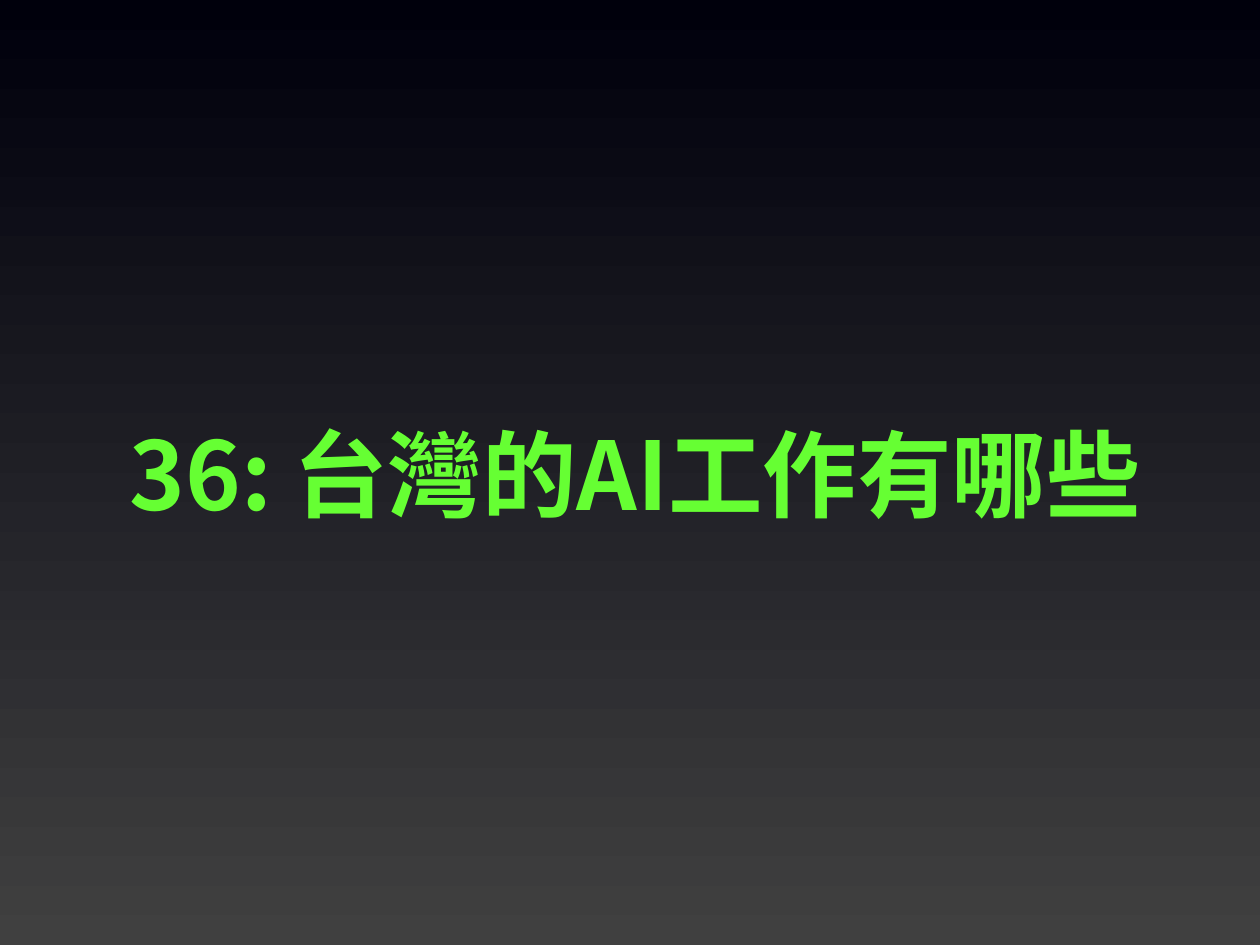
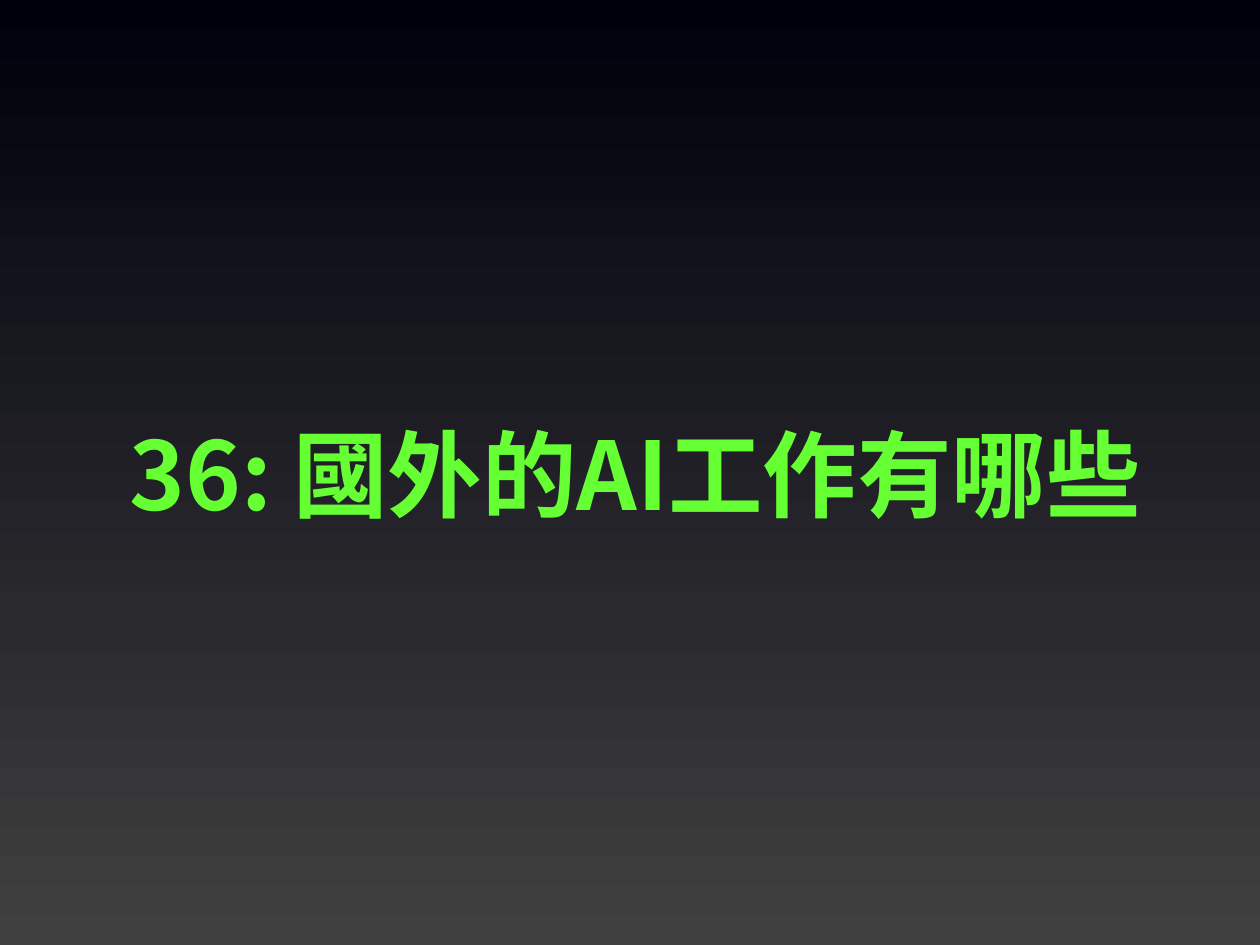
Before and after one commit to joshhu/2024newtaipeicityspeech, a slide deck: slide 38 of Slides/20240618新北市青年局 - 先來問問題.pptx. Drawn at 1260x945 pixels with LibreOffice and Linux fonts; fonts in the diff are those of the drawing. Boxes give left, top, right and bottom in pixels: in the first picture for what was removed or moved away, otherwise in the second. Text is boxed around its words. In the diff, an @@ line names an element or a change of style, - is before the commit and + after.

Commit message:
qa

```diff
--- a/Slides/20240618新北市青年局 - 先來問問題.pptx
+++ b/Slides/20240618新北市青年局 - 先來問問題.pptx
@@ text at (x1=130, y1=429, x2=1141, y2=519): text changed @@
-36: 台灣的AI工作有哪些
+36: 國外的AI工作有哪些
```
